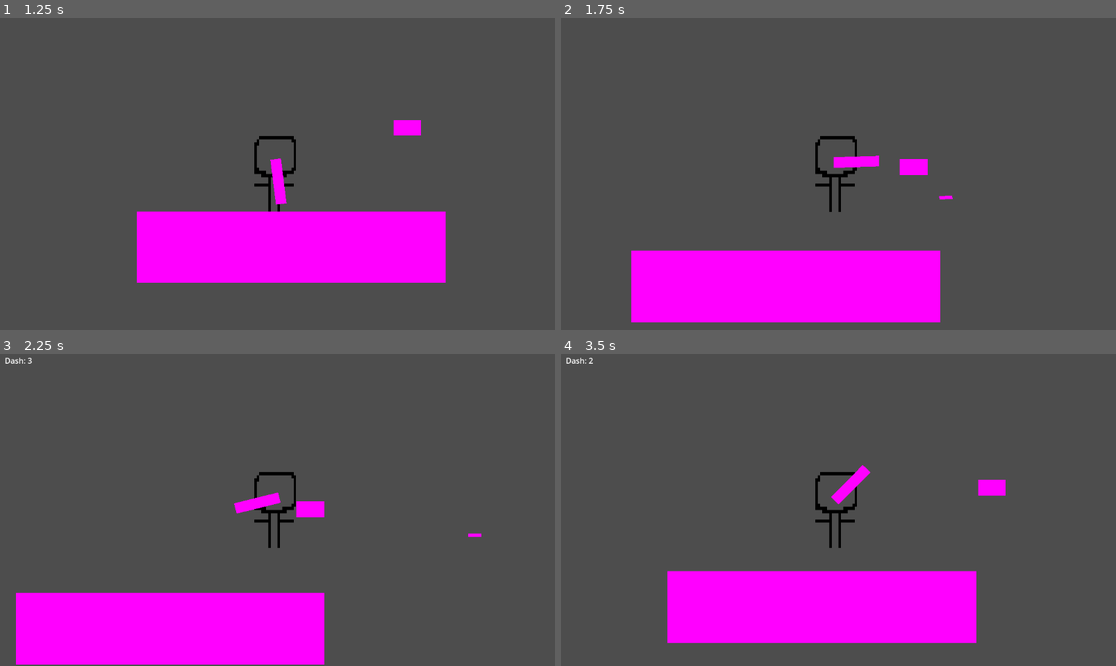
Above: before the commit, frames 1-4 (two rows, left to right).
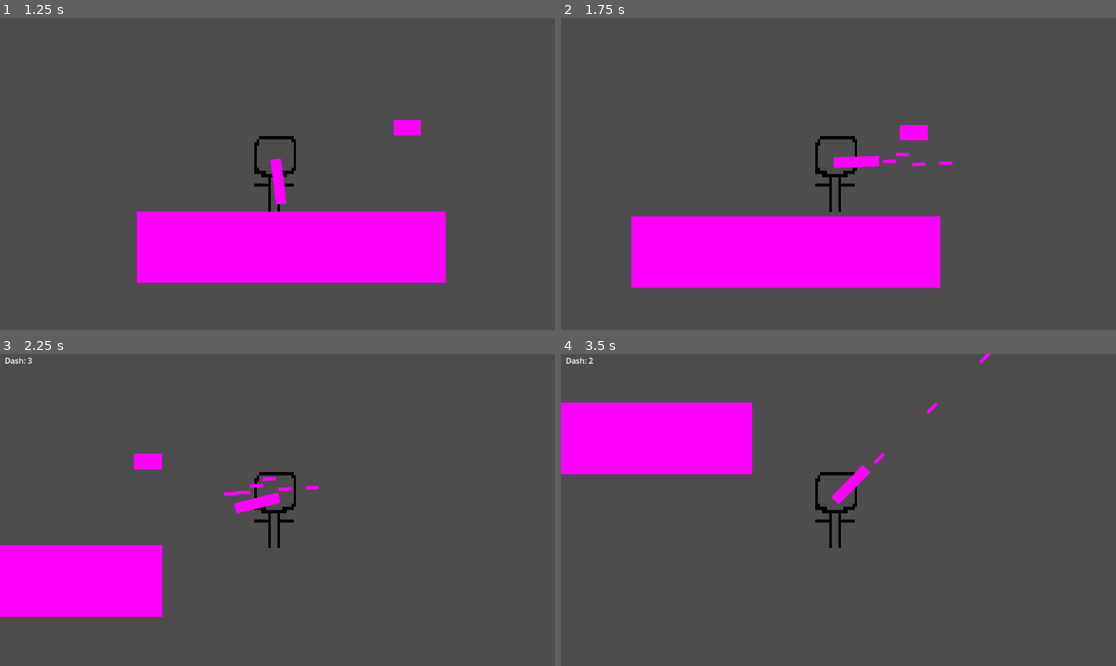
Above: after the commit, the same moments.

Repository: Sheep26/2DMultiplayerShooter
Game: Godot game, scene res://Scenes/MainMenu/MainMenu.tscn
Same seed, same stepped clock (60 frames per second), same inputs: the game is played once before the commit and once after it.
Inputs (mouse positions are in pixels of both pictures, inside the frame that each line leads up to):
- Up to frame 1 (1.25 s): click "Singleplayer" at 0.5 s
- Up to frame 2 (1.75 s): move the mouse to (960, 158) at 1.27 s; press the mouse at (960, 158) at 1.28 s; hold Right (right) from 1.28 s (still down); tap W (jump) at 1.52 s
- Up to frame 3 (2.25 s): keep holding Right (right); move the mouse to (166, 525) at 2.02 s; release the mouse at (166, 525) at 2.03 s; tap E (dash) at 2.1 s
- Up to frame 4 (3.5 s): tap W (jump) at 2.27 s; click (727, 525) at 2.3 s; move the mouse to (894, 441) at 2.77 s; release Right (right) at 2.78 s; press the mouse at (894, 441) at 2.78 s; hold Left (left) from 2.78 s (still down)

Frame 1 is identical in both runs. In frame 2, 13% of the frame differs, in the area x 12-71%, y 34-98%; in frame 3, 16%; in frame 4, 21%, in the area x 0-81%, y 0-93%.

Commit message:
more gun yummy

Diff:
--- a/Objects/Gun.tscn
+++ b/Objects/Gun.tscn
@@ -13,7 +13,20 @@
 scale = Vector2(93.9999, 22)
 texture = SubResource("PlaceholderTexture2D_yjc33")
 
-[node name="reloadTimer" type="Timer" parent="."]
+[node name="Guns" type="Node" parent="."]
+
+[node name="pistol" type="Node" parent="Guns"]
+
+[node name="firerateTimer" type="Timer" parent="Guns/pistol"]
+wait_time = 0.2
+
+[node name="reloadTimer" type="Timer" parent="Guns/pistol"]
 wait_time = 2.0
 
-[node name="firerateTimer" type="Timer" parent="."]
+[node name="ak47" type="Node" parent="Guns"]
+
+[node name="firerateTimer" type="Timer" parent="Guns/ak47"]
+wait_time = 0.1
+
+[node name="reloadTimer" type="Timer" parent="Guns/ak47"]
+wait_time = 2.5
--- a/Scripts/Gun.gd
+++ b/Scripts/Gun.gd
@@ -1,28 +1,46 @@
 extends Node2D
 const KNOCKBACK_STRENGTH = 400
+var currentGun: GunType
 @onready var bullet = preload("res://Objects/Bullet.tscn")
-@onready var reloadTimer: Timer = $reloadTimer
-@onready var firerateTimer: Timer = $firerateTimer
-var currentGun: GunType
-var pistol: GunType = GunType.new("pistol", 5, 2, 23, false)
-var ak47: GunType = GunType.new("ak47", 10, 2.5, 35, true)
+@onready var sprite: Sprite2D = $Sprite2D
+@onready var pistol: GunType = GunType.new("Pistol", $Guns/pistol/firerateTimer, $Guns/pistol/reloadTimer, 23, false)
+@onready var ak47: GunType = GunType.new("AK47", $Guns/ak47/firerateTimer, $Guns/ak47/reloadTimer, 35, true)
 
 class GunType:
 	var gunName: String
-	var firerate: float
-	var reloadTime: float
+	var firerate: Timer
+	var reloadTimer: Timer
 	var ammo: int
+	var maxAmmo: int
 	var auto: bool
+	var canShoot: bool
 
-	func _init(gunNameArg, firerateArg, reloadTimeArg, ammoArg, autoArg):
-		self.gunName = gunNameArg
-		self.firerate = firerateArg
-		self.reloadTime = reloadTimeArg
-		self.ammo = ammoArg
-		self.auto = autoArg
+	func _init(gunNameArg: String, firerateArg: Timer, reloadTimerArg: Timer, ammoArg: int, autoArg):
+		gunName = gunNameArg
+		firerate = firerateArg
+		reloadTimer = reloadTimerArg
+		ammo = ammoArg
+		maxAmmo = ammoArg
+		auto = autoArg
+		canShoot = true
+		firerate.connect("timeout", _firerateTimerEnded)
+		reloadTimer.connect("timeout", _reloadTimerEnded)
+
+	func _reload():
+		canShoot = false
+		reloadTimer.start()
+
+	func _reloadTimerEnded():
+		reloadTimer.stop()
+		canShoot = true
+		ammo = maxAmmo
+
+	func _firerateTimerEnded():
+		canShoot = true
+		firerate.stop()
 
 func _ready():
-	currentGun = pistol
+	currentGun = ak47
 
 func _shoot(rotationToVector2):
 	get_parent().velocity.y = -(rotationToVector2.y * KNOCKBACK_STRENGTH)
@@ -31,12 +49,14 @@
 	bullet_instantiated.position = position + get_parent().position + rotationToVector2 * 94
 	get_tree().current_scene.add_child(bullet_instantiated)
 	currentGun.ammo -= 1
-	firerateTimer.start(1 / currentGun.firerate)
+	currentGun.canShoot = false
+	currentGun.firerate.start()
 
 # Called every frame. 'delta' is the elapsed time since the previous frame.
 func _process(_delta):
 	var rotationToVector2 = Vector2(cos(rotation), sin(rotation))
 	rotate(get_angle_to(get_global_mouse_position()))
-	# Firerate doesn't work idk why but it doesn't stop
-	if (Input.is_action_just_pressed("fire") or (currentGun.auto and Input.is_action_pressed("fire"))) and currentGun.ammo > 0 and firerateTimer.is_stopped():
+	if Input.is_action_just_pressed("reload"):
+		currentGun._reload()
+	if (Input.is_action_just_pressed("fire") or (currentGun.auto and Input.is_action_pressed("fire"))) and currentGun.ammo > 0 and currentGun.canShoot:
 		_shoot(rotationToVector2)
--- a/project.godot
+++ b/project.godot
@@ -46,3 +46,8 @@
 "events": [Object(InputEventMouseButton,"resource_local_to_scene":false,"resource_name":"","device":-1,"window_id":0,"a …(253 unchanged characters)…
 ]
 }
+reload={
+"deadzone": 0.5,
+"events": [Object(InputEventKey,"resource_local_to_scene":false,"resource_name":"","device":-1,"window_id":0,"alt_pressed":false,"shift_pressed":false,"ctrl_pressed":false,"meta_pressed":false,"pressed":false,"keycode":0,"physical_keycode":82,"key_label":0,"unicode":114,"echo":false,"script":null)
+]
+}
